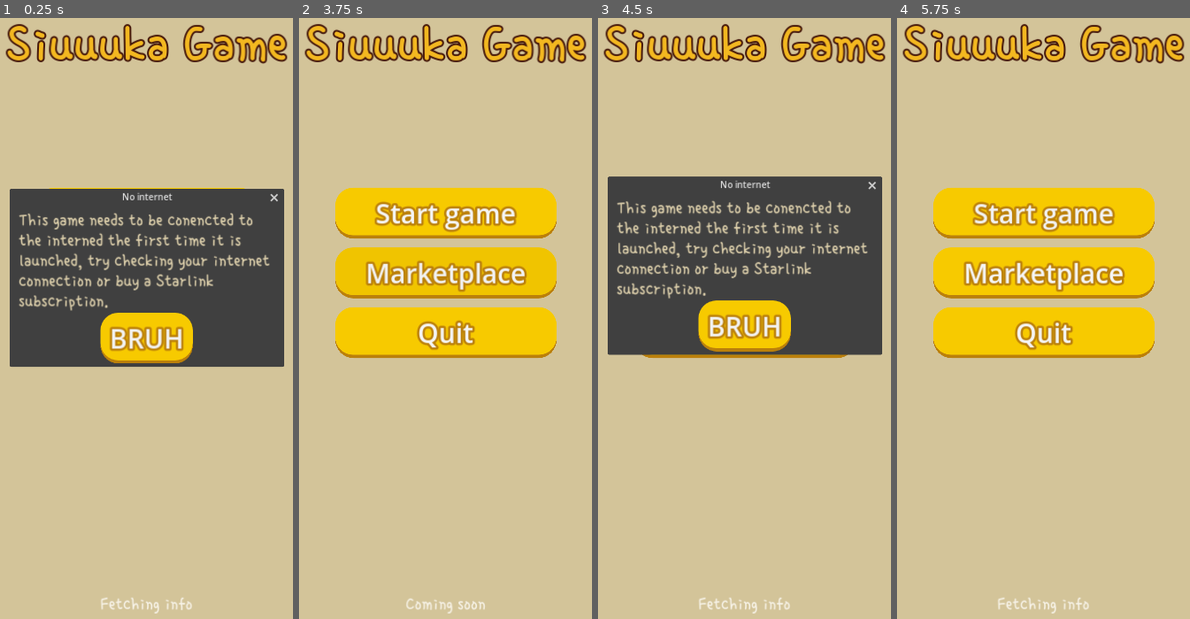
Above: before the commit, frames 1-4 (left to right).
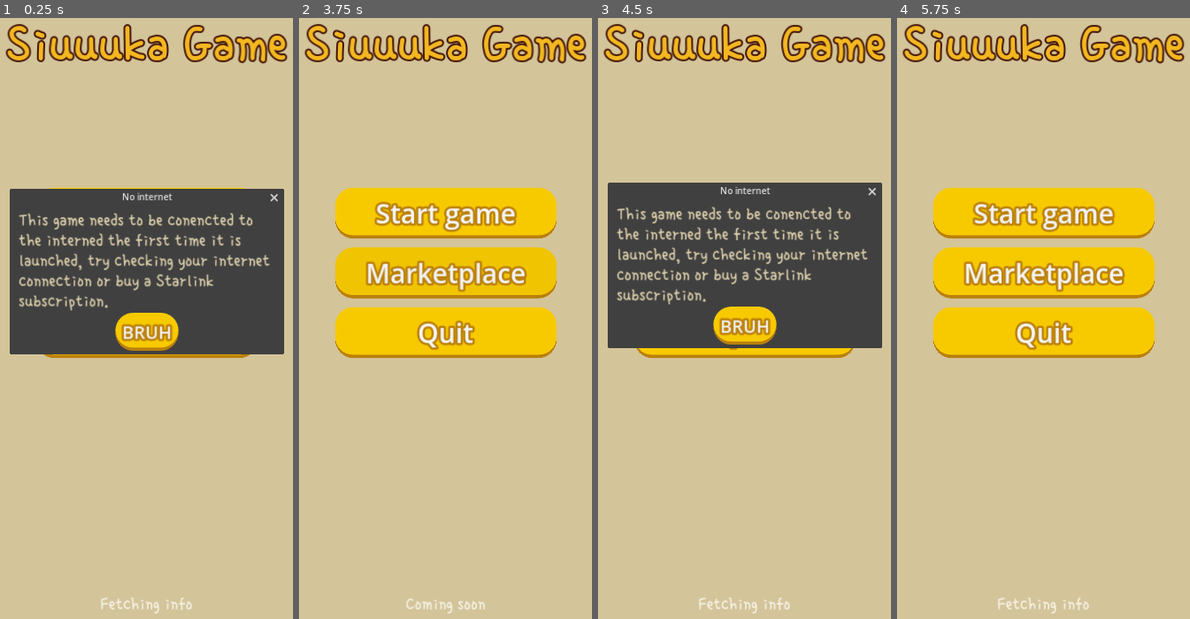
Above: after the commit, the same moments.

Repository: jaajCorp/siuuuka-game
Game: Godot game, scene res://scenes/ui/Home.tscn
The game is run twice, just before and just after one commit, with the same random seed, the same clock (stepped at 60 frames per second) and the same inputs.
Inputs:
- Up to frame 1 (0.25 s): no input
- Up to frame 2 (3.75 s): click "Start game" at 0.5 s; click "Start game" at 1.25 s; click "Marketplace" at 2 s; click "BRUH" at 2.75 s; click "Marketplace" at 3.5 s
- Up to frame 3 (4.5 s): click "Start game" at 4.25 s
- Up to frame 4 (5.75 s): click "BRUH" at 5 s

The runs differ from the first frame. In frame 1, 3.5% of the frame differs, in the area x 3-97%, y 49-59%; in frame 2, nothing differs; in frame 3, 8.8%, in the area x 3-97%, y 26-57%; in frame 4, nothing differs.

Commit message:
feat: Add pause popup with volume settings

Diff:
--- /dev/null
+++ b/default_bus_layout.tres
@@ -0,0 +1,15 @@
+[gd_resource type="AudioBusLayout" format=3 uid="uid://rg7umbu6fybn"]
+
+[resource]
+bus/1/name = &"Music"
+bus/1/solo = false
+bus/1/mute = false
+bus/1/bypass_fx = false
+bus/1/volume_db = 0.0
+bus/1/send = &"Master"
+bus/2/name = &"SFX"
+bus/2/solo = false
+bus/2/mute = false
+bus/2/bypass_fx = false
+bus/2/volume_db = 0.0
+bus/2/send = &"Master"
--- a/res/ui_theme.tres
+++ b/res/ui_theme.tres
@@ -10,7 +10,7 @@
 bg_color = Color(0.966833, 0.791011, 7.70092e-07, 1)
 border_width_bottom = 6
 border_color = Color(0.733333, 0.501961, 0.0431373, 1)
-corner_radius_top_left = 32
+corner_radius_top_left = 24
 corner_radius_top_right = 32
 corner_radius_bottom_right = 32
 corner_radius_bottom_left = 32
@@ -78,7 +78,7 @@
 Button/colors/font_color = Color(0.960784, 0.960784, 0.960784, 1)
 Button/colors/font_outline_color = Color(0.733333, 0.501961, 0.0431373, 1)
 Button/constants/outline_size = 16
-Button/font_sizes/font_size = 48
+Button/font_sizes/font_size = 32
 Button/styles/disabled = SubResource("StyleBoxFlat_d0jtt")
 Button/styles/focus = SubResource("StyleBoxEmpty_e0evu")
 Button/styles/hover = SubResource("StyleBoxFlat_850bm")
--- a/scenes/Ball/Ball.tscn
+++ b/scenes/Ball/Ball.tscn
@@ -34,8 +34,10 @@
 [node name="MergeAudioPlayer" type="AudioStreamPlayer2D" parent="."]
 stream = ExtResource("4_yp1eo")
 volume_db = -10.0
+bus = &"SFX"
 
 [node name="AmbientAudioPlayer" type="AudioStreamPlayer2D" parent="."]
+bus = &"SFX"
 
 [node name="Timer" type="Timer" parent="."]
 autostart = true
--- a/scenes/Game/GameUI.tscn
+++ b/scenes/Game/GameUI.tscn
@@ -10,6 +10,7 @@
 [ext_resource type="Texture2D" uid="uid://dr5kvw60b14bs" path="res://icon.svg" id="5_dlhc0"]
 [ext_resource type="Script" path="res://scripts/components/ResponsiveTextureRect.gd" id="6_alc1o"]
 [ext_resource type="Theme" uid="uid://bgwxaicjsghpf" path="res://res/ui_theme.tres" id="10_fa8tv"]
+[ext_resource type="Script" path="res://scenes/ui/pause_dialog.gd" id="11_ms4ad"]
 
 [sub_resource type="StyleBoxFlat" id="StyleBoxFlat_ugm33"]
 bg_color = Color(0.87451, 0.847059, 0.737255, 1)
@@ -108,7 +109,7 @@
 layout_mode = 2
 theme_override_constants/margin_left = 24
 
-[node name="ExitButton" type="Button" parent="VBoxContainer/Top/GridContainer/Settings"]
+[node name="PauseButton" type="Button" parent="VBoxContainer/Top/GridContainer/Settings"]
 custom_minimum_size = Vector2(82, 82)
 layout_mode = 2
 size_flags_horizontal = 4
@@ -248,6 +249,9 @@
 [node name="Spawn" parent="VBoxContainer/Center/AspectRatioContainer/JarTexture/VBoxContainer/JarInside/GameCore" index="2"]
 position = Vector2(360, -48.2887)
 
+[node name="AudioStreamPlayer2D" parent="VBoxContainer/Center/AspectRatioContainer/JarTexture/VBoxContainer/JarInside/GameCore" index="4"]
+bus = &"Music"
+
 [node name="Ground" type="ColorRect" parent="VBoxContainer"]
 custom_minimum_size = Vector2(0, 128)
 layout_mode = 2
@@ -313,20 +317,98 @@
 [node name="RestartButton" type="Button" parent="GameOverDialog/Panel/MarginContainer/VBoxContainer/HBoxContainer"]
 layout_mode = 2
 size_flags_horizontal = 3
-theme_override_font_sizes/font_size = 24
-text = "Recommencer"
+theme_override_font_sizes/font_size = 32
+text = "Restart"
 
 [node name="QuitButton" type="Button" parent="GameOverDialog/Panel/MarginContainer/VBoxContainer/HBoxContainer"]
 layout_mode = 2
 size_flags_horizontal = 3
 theme_override_font_sizes/font_size = 32
 text = "FF"
+
+[node name="PauseDialog" type="Popup" parent="." node_paths=PackedStringArray("music_volume", "sfx_volume", "resume_button", "quit_button")]
+transparent_bg = true
+initial_position = 2
+size = Vector2i(520, 600)
+transparent = true
+theme = ExtResource("10_fa8tv")
+script = ExtResource("11_ms4ad")
+music_volume = NodePath("Panel/MarginContainer/VBoxContainer/VolumeSettings/MusicVolume/Slider")
+sfx_volume = NodePath("Panel/MarginContainer/VBoxContainer/VolumeSettings/SFXVolume/Slider")
+resume_button = NodePath("Panel/MarginContainer/VBoxContainer/VBoxContainer/ResumeButton")
+quit_button = NodePath("Panel/MarginContainer/VBoxContainer/VBoxContainer/QuitButton")
+
+[node name="Panel" type="Panel" parent="PauseDialog"]
+anchors_preset = 15
+anchor_right = 1.0
+anchor_bottom = 1.0
+grow_horizontal = 2
+grow_vertical = 2
+
+[node name="MarginContainer" type="MarginContainer" parent="PauseDialog/Panel"]
+layout_mode = 1
+anchors_preset = 15
+anchor_right = 1.0
+anchor_bottom = 1.0
+grow_horizontal = 2
+grow_vertical = 2
+theme_override_constants/margin_left = 32
+theme_override_constants/margin_top = 32
+theme_override_constants/margin_right = 32
+theme_override_constants/margin_bottom = 32
+
+[node name="VBoxContainer" type="VBoxContainer" parent="PauseDialog/Panel/MarginContainer"]
+layout_mode = 2
+
+[node name="Label" type="Label" parent="PauseDialog/Panel/MarginContainer/VBoxContainer"]
+layout_mode = 2
+size_flags_vertical = 3
+theme_override_font_sizes/font_size = 48
+text = "Pause"
+horizontal_alignment = 1
+
+[node name="VolumeSettings" type="VBoxContainer" parent="PauseDialog/Panel/MarginContainer/VBoxContainer"]
+layout_mode = 2
+size_flags_vertical = 3
+theme_override_constants/separation = 24
+
+[node name="MusicVolume" type="VBoxContainer" parent="PauseDialog/Panel/MarginContainer/VBoxContainer/VolumeSettings"]
+layout_mode = 2
+
+[node name="Label" type="Label" parent="PauseDialog/Panel/MarginContainer/VBoxContainer/VolumeSettings/MusicVolume"]
+layout_mode = 2
+text = "Music"
+
+[node name="Slider" type="HSlider" parent="PauseDialog/Panel/MarginContainer/VBoxContainer/VolumeSettings/MusicVolume"]
+layout_mode = 2
+
+[node name="SFXVolume" type="VBoxContainer" parent="PauseDialog/Panel/MarginContainer/VBoxContainer/VolumeSettings"]
+layout_mode = 2
+
+[node name="Label" type="Label" parent="PauseDialog/Panel/MarginContainer/VBoxContainer/VolumeSettings/SFXVolume"]
+layout_mode = 2
+text = "Sound effects"
+
+[node name="Slider" type="HSlider" parent="PauseDialog/Panel/MarginContainer/VBoxContainer/VolumeSettings/SFXVolume"]
+layout_mode = 2
+
+[node name="VBoxContainer" type="VBoxContainer" parent="PauseDialog/Panel/MarginContainer/VBoxContainer"]
+layout_mode = 2
+size_flags_vertical = 3
+theme_override_constants/separation = 30
+alignment = 2
+
+[node name="QuitButton" type="Button" parent="PauseDialog/Panel/MarginContainer/VBoxContainer/VBoxContainer"]
+layout_mode = 2
+text = "Save and quit"
+
+[node name="ResumeButton" type="Button" parent="PauseDialog/Panel/MarginContainer/VBoxContainer/VBoxContainer"]
+layout_mode = 2
+text = "Resume"
 
 [node name="AnimationPlayer" type="AnimationPlayer" parent="."]
 libraries = {
 "": SubResource("AnimationLibrary_smf5d")
 }
 
-[connection signal="pressed" from="VBoxContainer/Top/GridContainer/Settings/ExitButton" to="." method="_on_exit_button_pressed"]
-
 [editable path="VBoxContainer/Center/AspectRatioContainer/JarTexture/VBoxContainer/JarInside/GameCore"]
--- a/scenes/ui/Home.tscn
+++ b/scenes/ui/Home.tscn
@@ -59,14 +59,17 @@
 
 [node name="StartButton" type="Button" parent="MarginContainer/VBoxContainer/CenterContainer/VBoxContainer"]
 layout_mode = 2
+theme_override_font_sizes/font_size = 48
 text = "Start game"
 
 [node name="StoreButton" type="Button" parent="MarginContainer/VBoxContainer/CenterContainer/VBoxContainer"]
 layout_mode = 2
+theme_override_font_sizes/font_size = 48
 text = "Marketplace"
 
 [node name="QuitButton" type="Button" parent="MarginContainer/VBoxContainer/CenterContainer/VBoxContainer"]
 layout_mode = 2
+theme_override_font_sizes/font_size = 48
 text = "Quit"
 
 [node name="VBoxContainer" type="VBoxContainer" parent="MarginContainer/VBoxContainer"]
--- /dev/null
+++ b/scenes/ui/pause_dialog.gd
@@ -0,0 +1,33 @@
+extends Popup
+
+@export var music_volume: HSlider
+@export var sfx_volume: HSlider
+@export var resume_button: Button
+@export var quit_button: Button
+
+# Called when the node enters the scene tree for the first time.
+func _ready() -> void:
+	self.exclusive = true
+	self.transient = true
+	music_volume.value = Global.settings.music_volume
+	sfx_volume.value = Global.settings.sfx_volume
+	music_volume.value_changed.connect(_on_music_volume_changed)
+	sfx_volume.value_changed.connect(_on_sfx_volume_changed)
+
+	resume_button.connect("pressed", _on_resume_pressed)
+	quit_button.connect("pressed", _on_resume_pressed)
+
+
+func _on_music_volume_changed(vol: float):
+	Global.settings.music_volume = vol
+	Global.settings.apply()
+
+func _on_sfx_volume_changed(vol: float):
+	Global.settings.sfx_volume = vol
+	Global.settings.apply()
+
+func _on_resume_pressed():
+	self.visible = false
+
+func _on_quit_pressed():
+	get_tree().change_scene_to_file("res://scenes/ui/Home.tscn")
--- a/scripts/global/Global.gd
+++ b/scripts/global/Global.gd
@@ -13,6 +13,7 @@
 		settings = ResourceLoader.load(SETTINGS_SAVE_PATH)
 	else:
 		settings = GameSettings.new()
+	settings.apply()
 
 	var save_timer = Timer.new()
 	save_timer.autostart = true
--- a/scripts/logic/game_ui.gd
+++ b/scripts/logic/game_ui.gd
@@ -1,12 +1,17 @@
 extends Control
 
-@export var pause_button: Button
 @export var background: ResponsiveTextureRect
 
 @onready var game_core := $VBoxContainer/Center/AspectRatioContainer/JarTexture/VBoxContainer/JarInside/GameCore
+
 @onready var game_over_dialog := $GameOverDialog
+@onready var pause_dialog := $PauseDialog
+
+
+@onready var pause_button := $VBoxContainer/Top/GridContainer/Settings/PauseButton
 @onready var restart_button := $GameOverDialog/Panel/MarginContainer/VBoxContainer/HBoxContainer/RestartButton
 @onready var quit_button := $GameOverDialog/Panel/MarginContainer/VBoxContainer/HBoxContainer/QuitButton
+
 @onready var animation_player := $AnimationPlayer
 @onready var best_score_splash := $VBoxContainer/Top/GridContainer/Score/Panel/BestScoreSplash
 @onready var next_ball_preview := $VBoxContainer/Top/GridContainer/Next/MarginContainer/VBoxContainer/Panel/CenterContainer/NextBallPreview
@@ -15,6 +20,7 @@
 func _ready() -> void:
 	best_score_splash.visible = false
 	game_over_dialog.visible = false
+	pause_dialog.visible = false
 
 	assert(background != null)
 	background.portrait_texture = Global.current_pack.background
@@ -24,6 +30,8 @@
 	game_core.connect("game_over", _on_game_over)
 	game_core.connect("best_score", _on_best_score)
 	game_core.connect("next_ball_update", _on_next_ball_update)
+
+	pause_button.connect("pressed", _on_pause_pressed)
 	quit_button.connect("pressed", _on_exit_button_pressed)
 	restart_button.connect("pressed", _on_restart_pressed)
 
@@ -40,6 +48,9 @@
 	next_ball_preview.texture = Global.current_pack.get_level_data(ball.level).texture
 	next_ball_preview.queue_redraw()
 
+func _on_pause_pressed():
+	pause_dialog.visible = true
+
 func _on_restart_pressed():
 	game_over_dialog.visible = false
 	game_core.reset()
--- a/scripts/types/GameSettings.gd
+++ b/scripts/types/GameSettings.gd
@@ -2,3 +2,11 @@
 
 @export var best_score: int = 0
 @export var selected_pack_id: String = ""
+@export var music_volume: int = 100
+@export var sfx_volume: int = 100
+
+func apply():
+	var music_bus := AudioServer.get_bus_index("Music")
+	var sfx_bus := AudioServer.get_bus_index("SFX")
+	AudioServer.set_bus_volume_db(music_bus, linear_to_db(music_volume/100.0))
+	AudioServer.set_bus_volume_db(sfx_bus, linear_to_db(sfx_volume/100.0))
Not shown: 1 places in scenes/Game/GameUI.tscn that only renumber resources
